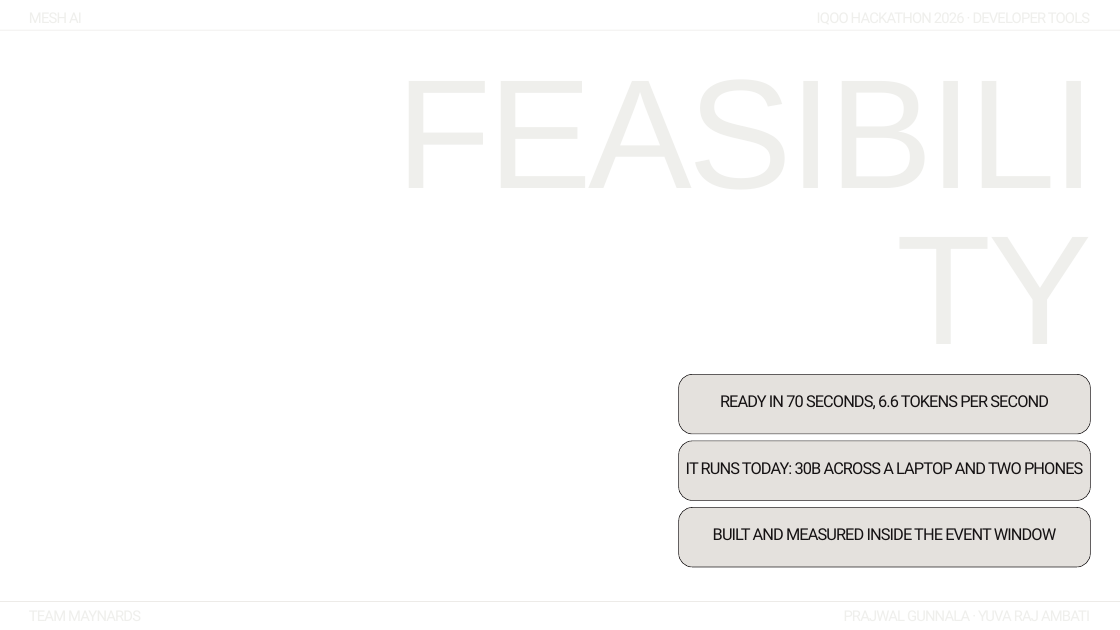
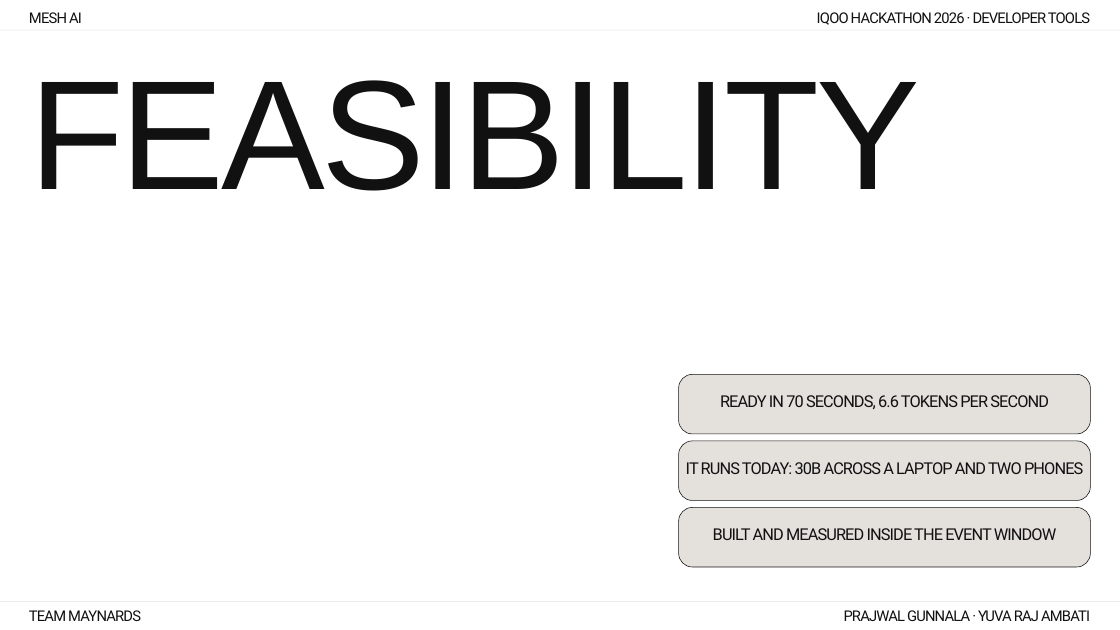
Before and after one commit to prajwal-gunnala/maynards, a slide deck: slide 10 of docs/deck/MeshAI_Deck_v4.pptx. Drawn at 1120x630 pixels with LibreOffice and Linux fonts; fonts in the diff are those of the drawing. Boxes give left, top, right and bottom in pixels: in the first picture for what was removed or moved away, otherwise in the second. Text is boxed around its words. In the diff, an @@ line names an element or a change of style, - is before the commit and + after.

```diff
--- a/docs/deck/MeshAI_Deck_v4.pptx
+++ b/docs/deck/MeshAI_Deck_v4.pptx
@@ text added at (29, 12, 82, 23), 19 pt, text #111111 @@
+MESH AI
@@ text added at (817, 12, 1090, 25), 19 pt, text #111111 @@
+IQOO HACKATHON 2026 · DEVELOPER TOOLS
@@ text "FEASIBILITY": place and size @@
-text "FEASIBILITY" at (394, 64, 1093, 228)
+text "FEASIBILITY" at (29, 80, 920, 191)
@@ text "FEASIBILITY" at (29, 80, 920, 191): text colour #EFEFEC to #111111; alignment right to left @@
@@ text added at (29, 610, 141, 621), 19 pt, text #111111 @@
+TEAM MAYNARDS
@@ text added at (844, 610, 1090, 621), 19 pt, text #111111 @@
+PRAJWAL GUNNALA · YUVA RAJ AMBATI
```
Also in this commit, not shown: 3 other slides changed, 1 slide added, 2 other files.
